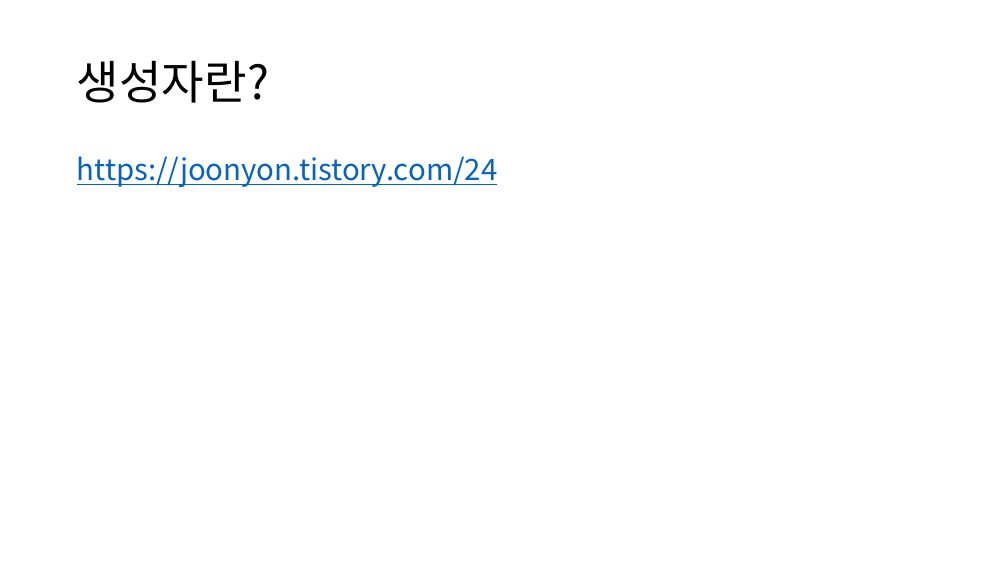
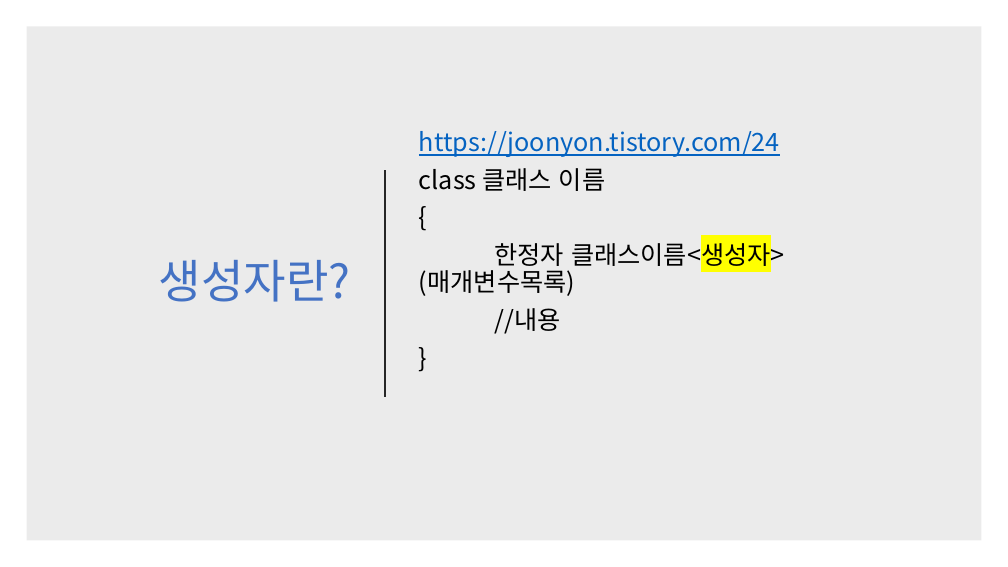
Before and after one commit to kjh99660/Study_powerpoint, a slide deck: slide 10 of c# 스터디 4주 차.pptx. Drawn at 1008x567 pixels with LibreOffice and Linux fonts; fonts in the diff are those of the drawing. Boxes give left, top, right and bottom in pixels: in the first picture for what was removed or moved away, otherwise in the second. Text is boxed around its words. In the diff, an @@ line names an element or a change of style, - is before the commit and + after.

Commit message:
2020.02.25 4주차 작업 및 5~8주차 강의 내용 수정

```diff
--- a/c# 스터디 4주 차.pptx
+++ b/c# 스터디 4주 차.pptx
@@ rectangle added at [26,26,982,541], fill #000000 at 8% opacity @@
@@ title "생성자란?": place and size @@
-title "생성자란?" at [77,60,269,103]
+title "생성자란?" at [159,260,351,302]
@@ title "생성자란?" at [159,260,351,302]: text colour #000000 to #4472C4; alignment left to right @@
@@ text "https://joonyon.tistory.com/24": place and size @@
-text "https://joonyon.tistory.com/24" at [77,156,498,187]
+text "https://joonyon.tistory.com/24" at [419,131,784,334]
@@ text "https://joonyon.tistory.com/24" at [419,131,784,334]: vertical alignment top to middle @@
@@ text at [419,131,780,157]: size 28 to 24 pt in "https://joonyon.tistory.com/24" @@
@@ line added from (385, 170) to (385, 397), #262626 1.5 pt @@
@@ text at [419,168,784,334]: paragraphs added @@
+class 클래스 이름
+{
+한정자 클래스이름<생성자> (매개변수목록)
+//내용
+}
```
Also in this commit, not shown: 5 other slides changed, 3 slides added, 1 slide removed, 1 other file.
